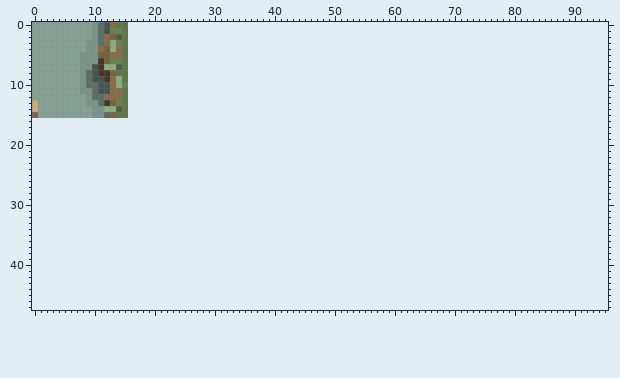
Edited in one commit: sprite sheet (public/tiles/bridge/top_right.png). The first picture shows the starting point.
The file is 16x16 pixels. The old version is drawn lined up with the new one, on the new canvas.
After:
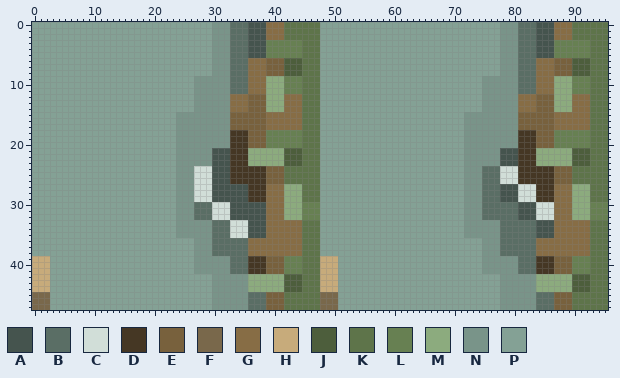
Palette (. is transparent): A #45544e  B #5a6e65  C #d1ded8  D #453724  E #78613d  F #79684b  G #876d45  H #c7ab7b  J #4d5e3c  K #5e744a  L #678052  M #8cab7e  N #799489  P #84a195
The edit:
canvas 16x16 -> 96x48
y 0: x 10..95 NBAGKK................................................................................ -> PPPPPPPPPPPPPPPPPPPPNNNBBBAAAGGGKKKKKKPPPPPPPPPPPPPPPPPPPPPPPPPPPPPPNNNBBBAAAGGGKKKKKK
y 1: x 10..95 NBALLK................................................................................ -> PPPPPPPPPPPPPPPPPPPPNNNBBBAAAGGGKKKKKKPPPPPPPPPPPPPPPPPPPPPPPPPPPPPPNNNBBBAAAGGGKKKKKK
y 2: x 10..95 NBGEJK................................................................................ -> PPPPPPPPPPPPPPPPPPPPNNNBBBAAAGGGKKKKKKPPPPPPPPPPPPPPPPPPPPPPPPPPPPPPNNNBBBAAAGGGKKKKKK
y 3: x 9..95 NNBGMLK................................................................................ -> PPPPPPPPPPPPPPPPPPPPPNNNBBBAAALLLLLLKKKPPPPPPPPPPPPPPPPPPPPPPPPPPPPPPNNNBBBAAALLLLLLKKK
y 4: x 9..95 NNGEMGK................................................................................ -> PPPPPPPPPPPPPPPPPPPPPNNNBBBAAALLLLLLKKKPPPPPPPPPPPPPPPPPPPPPPPPPPPPPPNNNBBBAAALLLLLLKKK
y 5: x 8..95 NNNEEGGK................................................................................ -> PPPPPPPPPPPPPPPPPPPPPPNNNBBBAAALLLLLLKKKPPPPPPPPPPPPPPPPPPPPPPPPPPPPPPNNNBBBAAALLLLLLKKK
y 6: x 8..95 NNNDELLK................................................................................ -> PPPPPPPPPPPPPPPPPPPPPPNNNBBBGGGEEEJJJKKKPPPPPPPPPPPPPPPPPPPPPPPPPPPPPPNNNBBBGGGEEEJJJKKK
y 7: x 8..95 NNADMMJK................................................................................ -> PPPPPPPPPPPPPPPPPPPPPPNNNBBBGGGEEEJJJKKKPPPPPPPPPPPPPPPPPPPPPPPPPPPPPPNNNBBBGGGEEEJJJKKK
y 8: x 8..95 NBADDEKK................................................................................ -> PPPPPPPPPPPPPPPPPPPPPPNNNBBBGGGEEEJJJKKKPPPPPPPPPPPPPPPPPPPPPPPPPPPPPPNNNBBBGGGEEEJJJKKK
y 9: x 8..95 NBAADGMK................................................................................ -> PPPPPPPPPPPPPPPPPPPNNNNNNBBBGGGMMMLLLKKKPPPPPPPPPPPPPPPPPPPPPPPPPPPNNNNNNBBBGGGMMMLLLKKK
y 10: x 8..95 NBBAAGML................................................................................ -> PPPPPPPPPPPPPPPPPPPNNNNNNBBBGGGMMMLLLKKKPPPPPPPPPPPPPPPPPPPPPPPPPPPNNNNNNBBBGGGMMMLLLKKK
y 11: x 8..95 NNBAAGGK................................................................................ -> PPPPPPPPPPPPPPPPPPPNNNNNNBBBGGGMMMLLLKKKPPPPPPPPPPPPPPPPPPPPPPPPPPPNNNNNNBBBGGGMMMLLLKKK
y 12: x 9..95 NBBGGGK................................................................................ -> PPPPPPPPPPPPPPPPPPNNNNNNGGGEEEMMMGGGKKKPPPPPPPPPPPPPPPPPPPPPPPPPPPNNNNNNGGGEEEMMMGGGKKK
y 13: x 0 H -> P; x 9..95 NNBDELK................................................................................ -> PPPPPPPPPPPPPPPPPPNNNNNNGGGEEEMMMGGGKKKPPPPPPPPPPPPPPPPPPPPPPPPPPPNNNNNNGGGEEEMMMGGGKKK
y 14: x 0 H -> P; x 10..95 NNMMJK................................................................................ -> PPPPPPPPPPPPPPPPPNNNNNNGGGEEEMMMGGGKKKPPPPPPPPPPPPPPPPPPPPPPPPPPPNNNNNNGGGEEEMMMGGGKKK
y 15: x 0 F -> P; x 10..95 NNBEKK................................................................................ -> PPPPPPPPPPPPPPNNNNNNNNNEEEEEEGGGGGGKKKPPPPPPPPPPPPPPPPPPPPPPPPNNNNNNNNNEEEEEEGGGGGGKKK
y 16..17: x 0..95 ................................................................................................ -> PPPPPPPPPPPPPPPPPPPPPPPPNNNNNNNNNEEEEEEGGGGGGKKKPPPPPPPPPPPPPPPPPPPPPPPPNNNNNNNNNEEEEEEGGGGGGKKK
y 18..20: x 0..95 ................................................................................................ -> PPPPPPPPPPPPPPPPPPPPPPPPNNNNNNNNNDDDEEELLLLLLKKKPPPPPPPPPPPPPPPPPPPPPPPPNNNNNNNNNDDDEEELLLLLLKKK
y 21..23: x 0..95 ................................................................................................ -> PPPPPPPPPPPPPPPPPPPPPPPPNNNNNNAAADDDMMMMMMJJJKKKPPPPPPPPPPPPPPPPPPPPPPPPNNNNNNAAADDDMMMMMMJJJKKK
y 24..26: x 0..95 ................................................................................................ -> PPPPPPPPPPPPPPPPPPPPPPPPNNNCCCAAADDDDDDEEEKKKKKKPPPPPPPPPPPPPPPPPPPPPPPPNNNBBBCCCDDDDDDEEEKKKKKK
y 27..29: x 0..95 ................................................................................................ -> PPPPPPPPPPPPPPPPPPPPPPPPNNNCCCAAAAAADDDGGGMMMKKKPPPPPPPPPPPPPPPPPPPPPPPPNNNBBBAAACCCDDDGGGMMMKKK
y 30..32: x 0..95 ................................................................................................ -> PPPPPPPPPPPPPPPPPPPPPPPPNNNBBBCCCAAAAAAGGGMMMLLLPPPPPPPPPPPPPPPPPPPPPPPPNNNBBBBBBAAACCCGGGMMMLLL
y 33..35: x 0..95 ................................................................................................ -> PPPPPPPPPPPPPPPPPPPPPPPPNNNNNNBBBCCCAAAGGGGGGKKKPPPPPPPPPPPPPPPPPPPPPPPPNNNNNNBBBBBBAAAGGGGGGKKK
y 36..38: x 0..95 ................................................................................................ -> PPPPPPPPPPPPPPPPPPPPPPPPPPPNNNBBBBBBGGGGGGGGGKKKPPPPPPPPPPPPPPPPPPPPPPPPPPPNNNBBBBBBGGGGGGGGGKKK
y 39..41: x 0..95 ................................................................................................ -> HHHPPPPPPPPPPPPPPPPPPPPPPPPNNNNNNBBBDDDEEELLLKKKHHHPPPPPPPPPPPPPPPPPPPPPPPPNNNNNNBBBDDDEEELLLKKK
y 42..44: x 0..95 ................................................................................................ -> HHHPPPPPPPPPPPPPPPPPPPPPPPPPPPNNNNNNMMMMMMJJJKKKHHHPPPPPPPPPPPPPPPPPPPPPPPPPPPNNNNNNMMMMMMJJJKKK
y 45..47: x 0..95 ................................................................................................ -> FFFPPPPPPPPPPPPPPPPPPPPPPPPPPPNNNNNNBBBEEEKKKKKKFFFPPPPPPPPPPPPPPPPPPPPPPPPPPPNNNNNNBBBEEEKKKKKK
Boxes around the changes in both pictures, in picture pixels (x1, y1, x2, y2):
changed: (32, 22, 608, 310)
